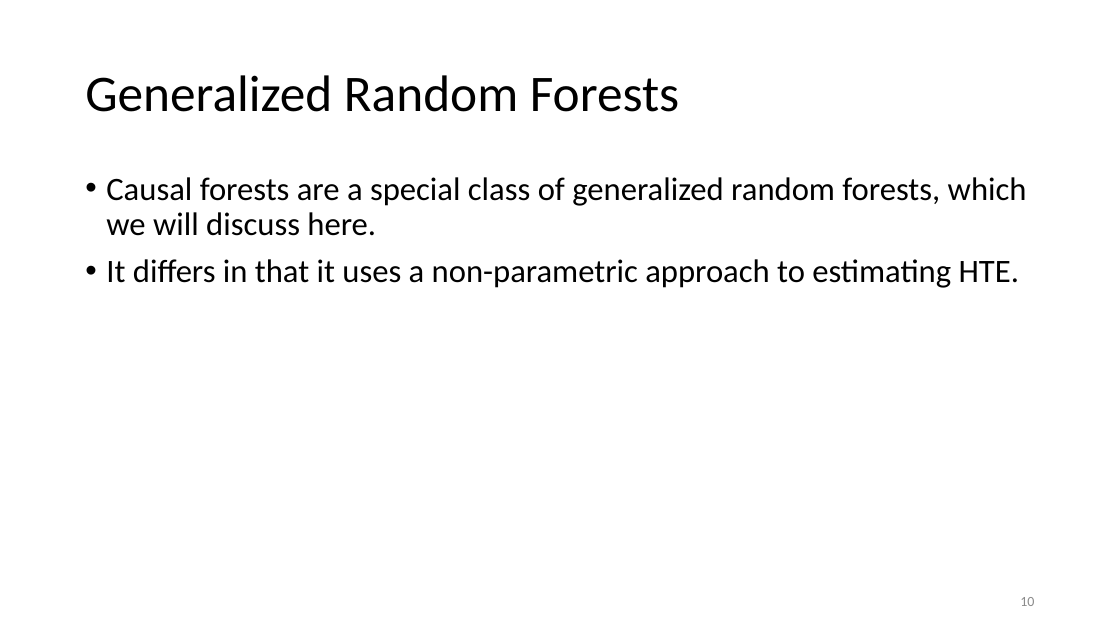
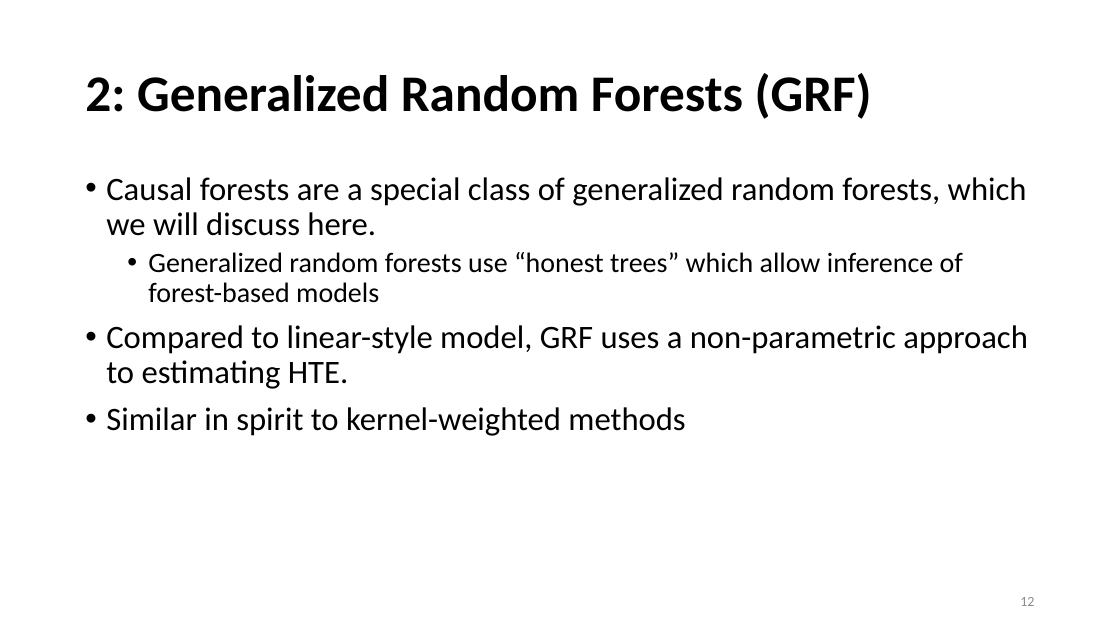
Before and after one commit to shoepaladin/causalinference_crashcourse, a slide deck: slide 12 of Powerpoints/5 HTE Models (shortened).pptx (slide 10 before the commit). Drawn at 1120x630 pixels with LibreOffice and Linux fonts; fonts in the diff are those of the drawing. Boxes give left, top, right and bottom in pixels: in the first picture for what was removed or moved away, otherwise in the second. Text is boxed around its words. In the diff, an @@ line names an element or a change of style, - is before the commit and + after.

Commit message:
SC support and other
Working on supporting synthetic control, creating additional examples for ML vs causal models, and trimming.

```diff
--- a/Powerpoints/5 HTE Models (shortened).pptx
+++ b/Powerpoints/5 HTE Models (shortened).pptx
@@ title at (85, 73, 872, 119): text changed; bold on @@
-Generalized Random Forests
+2: Generalized Random Forests (GRF)
@@ text at (106, 252, 1028, 436): text changed @@
-• It differs in that it uses a non-parametric approach to estimating HTE.
+  • Generalized random forests use “honest trees” which allow inference of forest-based models
+• Compared to linear-style model, GRF uses a non-parametric approach to estimating HTE.
+• Similar in spirit to kernel-weighted methods
@@ page number at (1020, 597, 1034, 606): text changed @@
-10
+12
```
Also in this commit, not shown: 11 other slides changed, 4 slides added, 1 slide removed, 5 other files.
